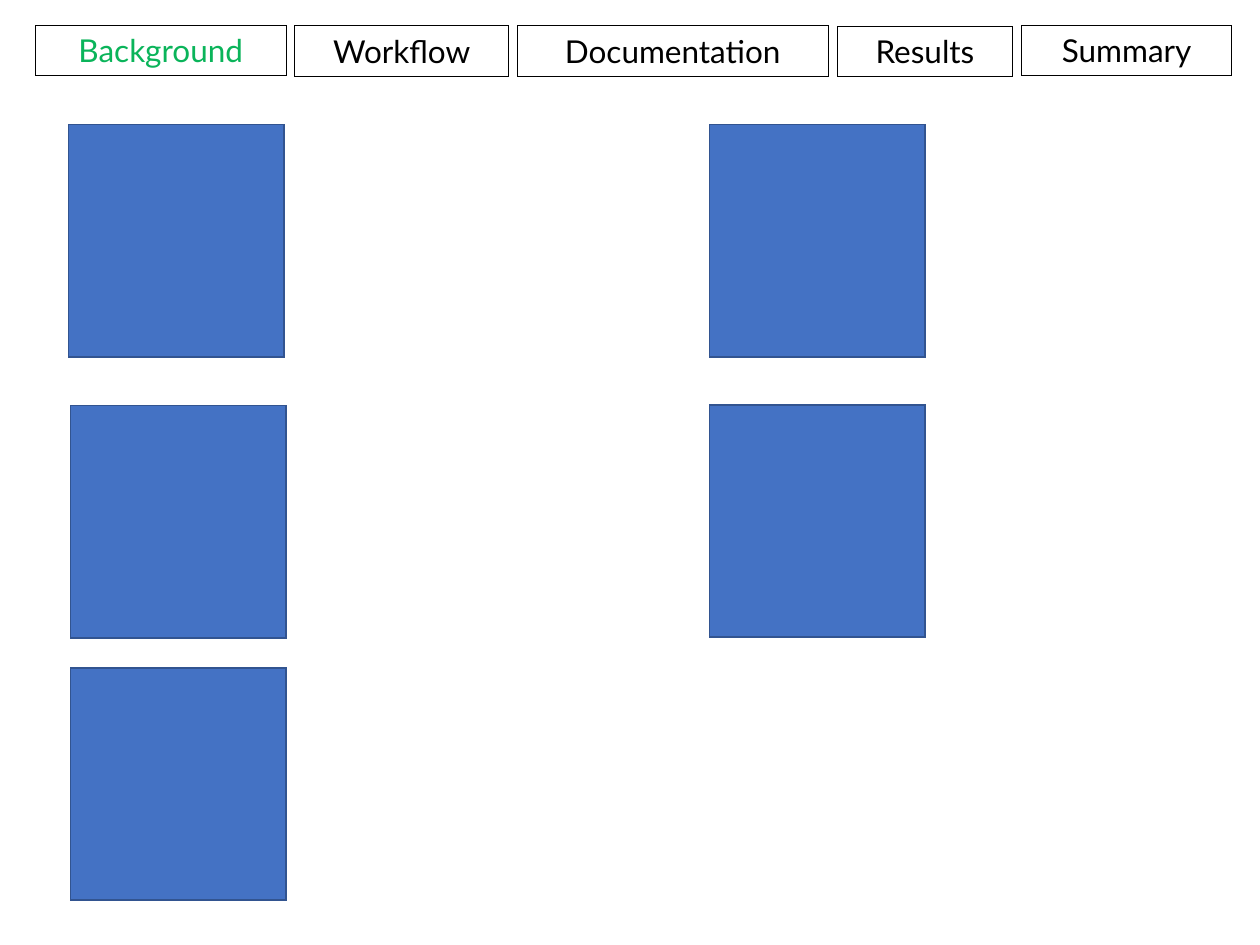
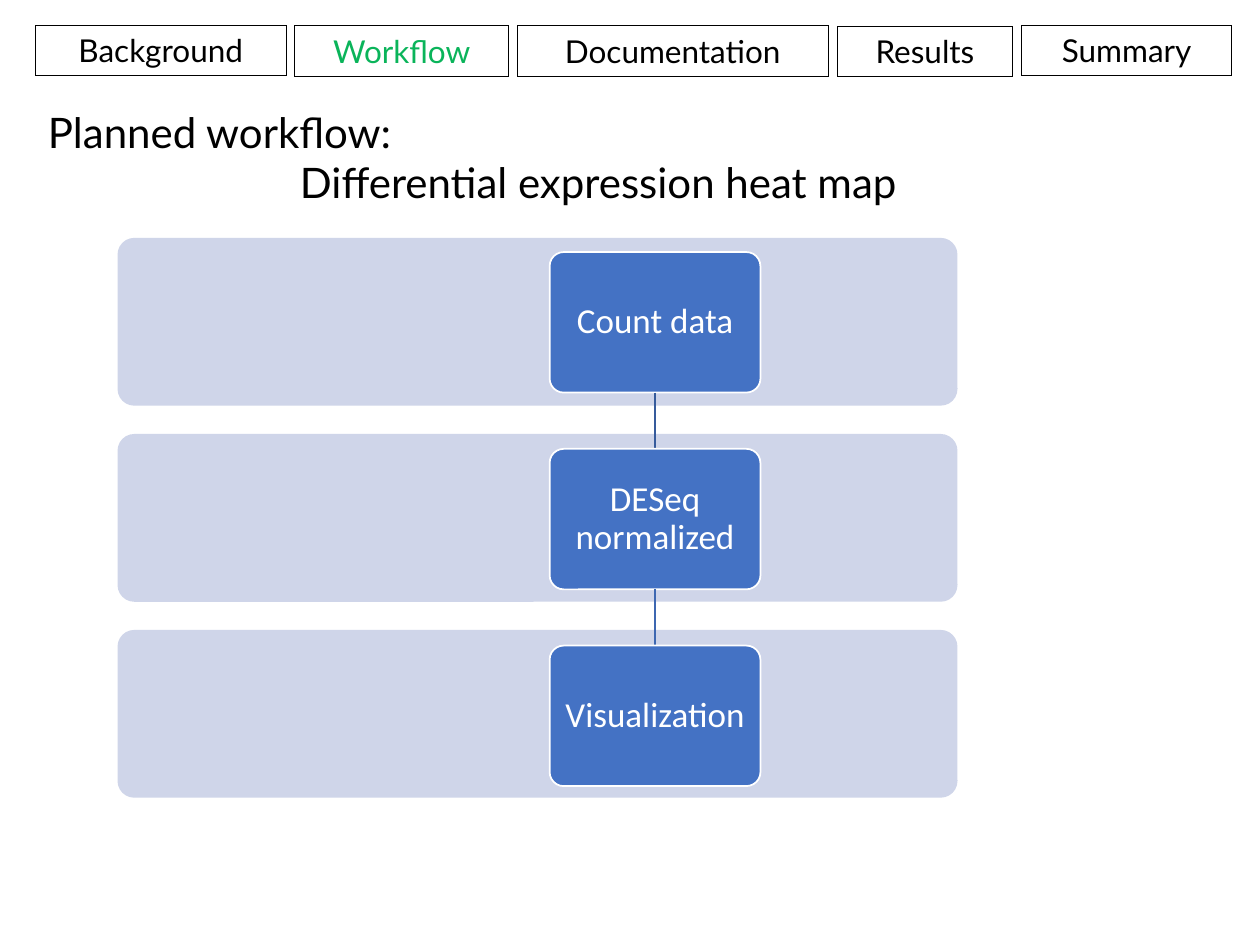
Before and after one commit to aweeger/BCB546X_FinalGroup, a slide deck: slide 16 of Presentation.pptx (slide 2 before the commit). Drawn at 1260x945 pixels with LibreOffice and Linux fonts; fonts in the diff are those of the drawing. Boxes give left, top, right and bottom in pixels: in the first picture for what was removed or moved away, otherwise in the second. Text is boxed around its words. In the diff, an @@ line names an element or a change of style, - is before the commit and + after.

```diff
--- a/Presentation.pptx
+++ b/Presentation.pptx
@@ rectangle "Background" at [35, 25, 286, 76]: text colour #0AB45A to #000000 @@
@@ rectangle "Workflow" at [295, 26, 509, 77]: text colour #000000 to #0AB45A @@
@@ text added at [48, 117, 896, 206], 24 pt, text #000000 @@
+Planned workflow:
+Differential expression heat map
@@ rectangle removed at [68, 125, 284, 357] @@
@@ rectangle removed at [709, 125, 925, 357] @@
@@ rectangle removed at [71, 406, 286, 638] @@
@@ rectangle removed at [709, 404, 925, 636] @@
@@ rectangle removed at [71, 668, 286, 900] @@
@@ group added at [117, 238, 958, 798]: 6 rounded rectangles, 3 texts, 2 freeform shapes @@
+Count data
+DESeq normalized
+Visualization
```
Also in this commit, not shown: 21 other slides changed, 1 slide added, 4 slides removed, 2 other files.
